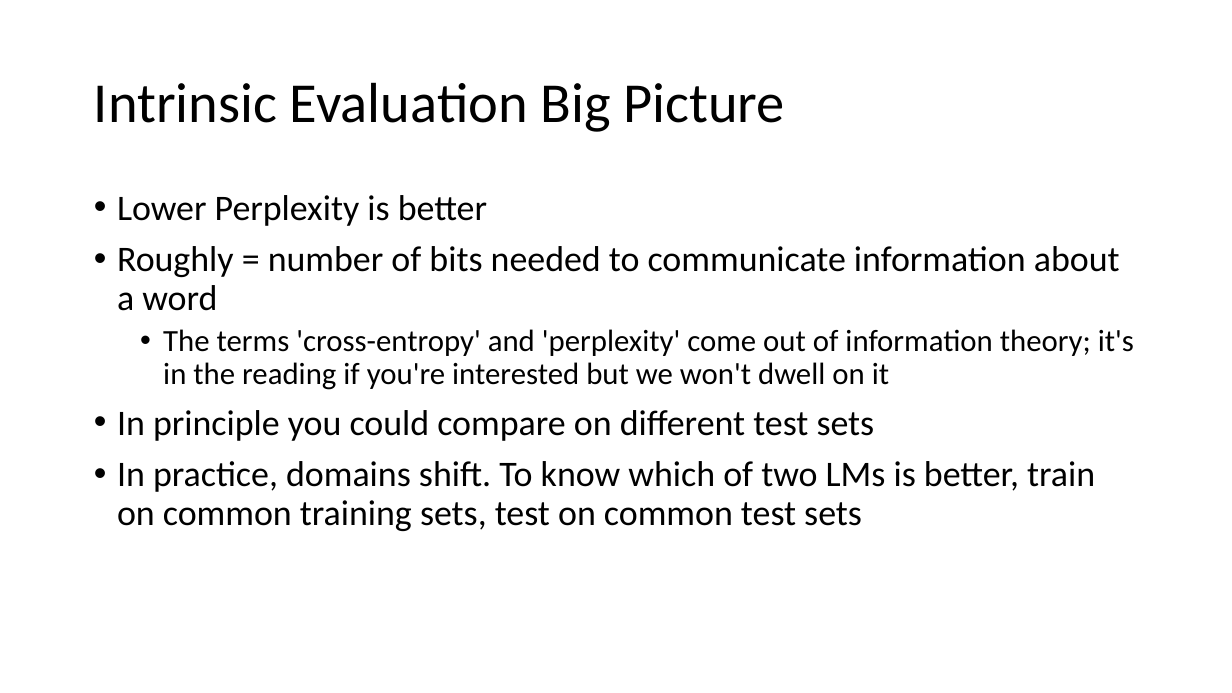
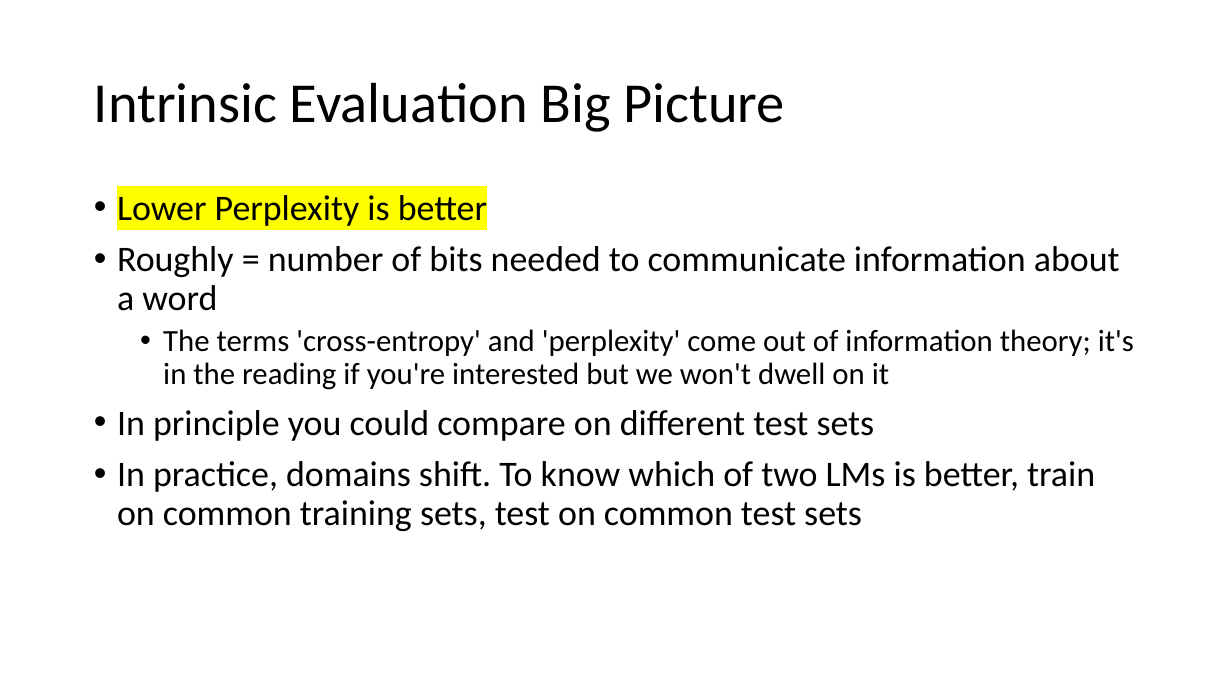
Before and after one commit to balhafni/csci_544_fa_18_slides, a slide deck: slide 29 of lm_0921.pptx. Drawn at 1232x693 pixels with LibreOffice and Linux fonts; fonts in the diff are those of the drawing. Boxes give left, top, right and bottom in pixels: in the first picture for what was removed or moved away, otherwise in the second. Text is boxed around its words. In the diff, an @@ line names an element or a change of style, - is before the commit and + after.

```diff
--- a/lm_0921.pptx
+++ b/lm_0921.pptx
@@ text at bbox=[117, 195, 487, 226]: highlight none to #FFFF00 in "Lower Perplexity is better" @@
```
Also in this commit, not shown: 6 other slides changed.
